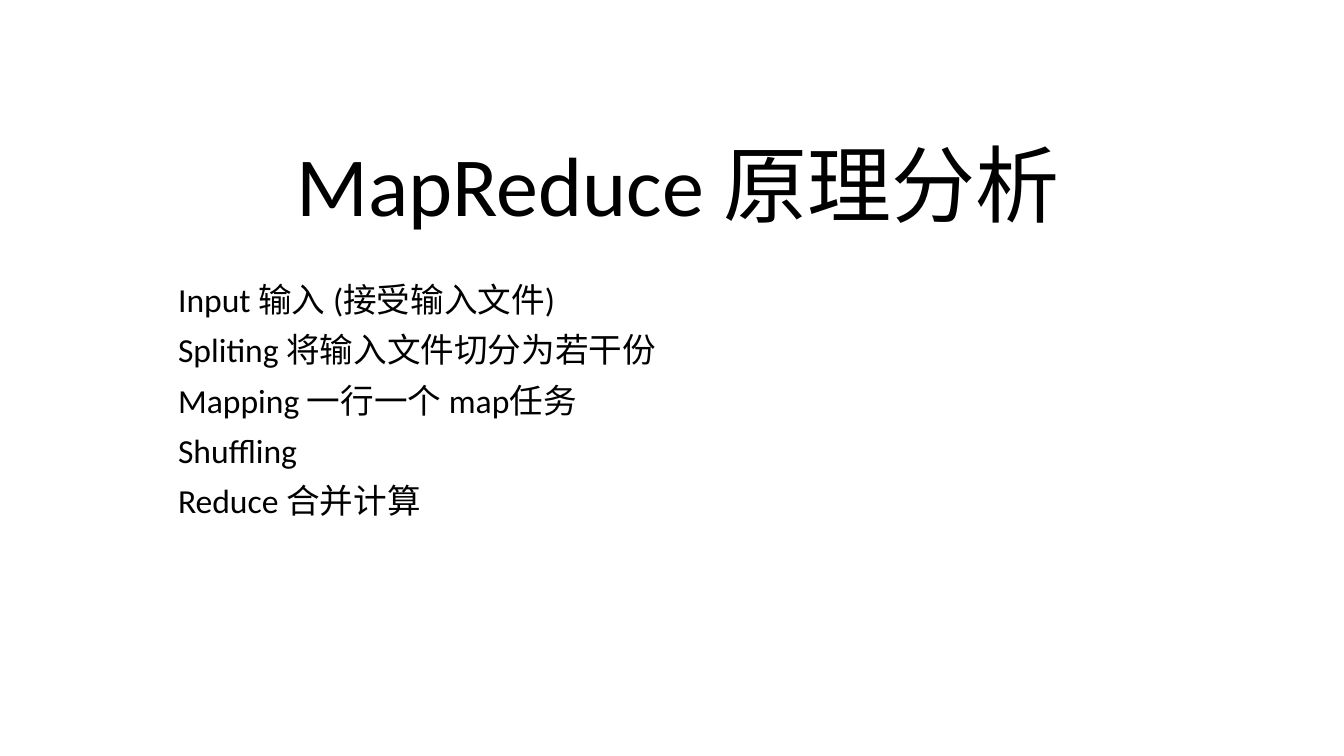
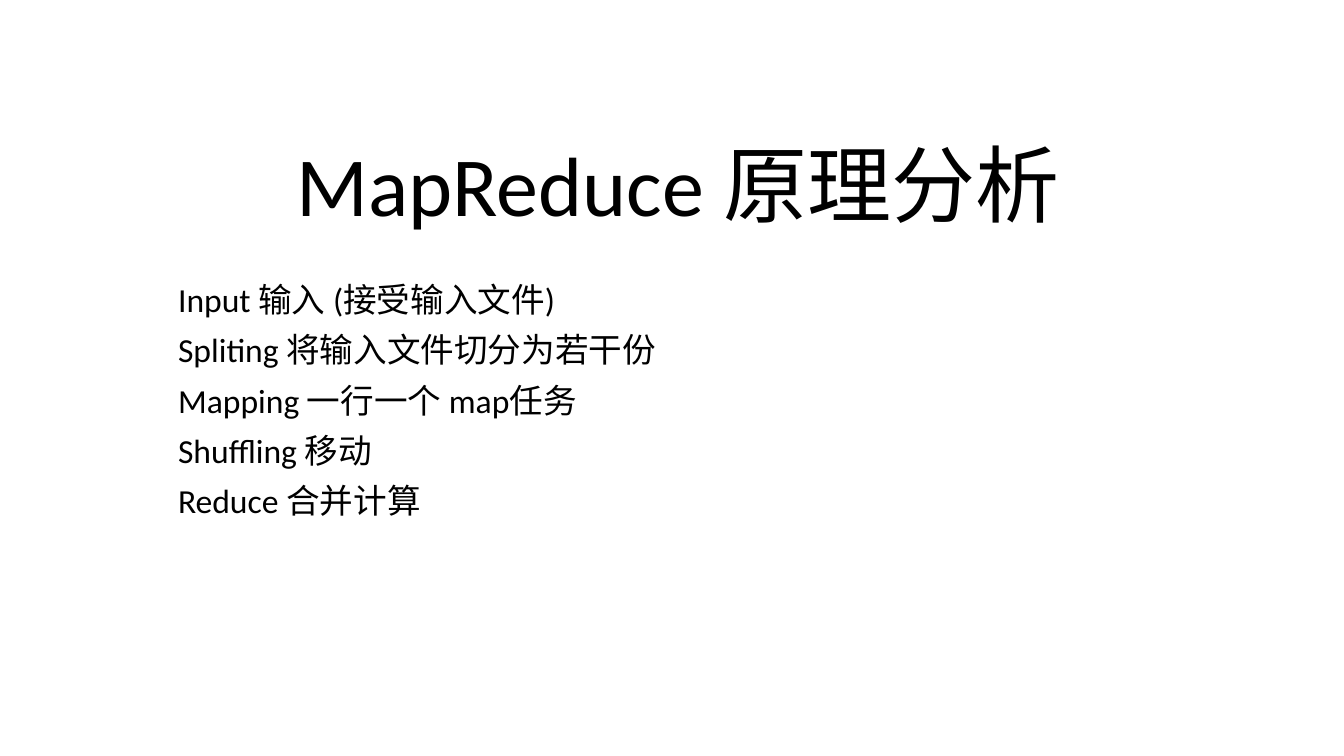
Before and after one commit to airdive/linux-1, a slide deck: slide 18 of data/hadoop2体系/大数据.pptx (slide 17 before the commit). Drawn at 1344x756 pixels with LibreOffice and Linux fonts; fonts in the diff are those of the drawing; background and template pictures are left out. Boxes give left, top, right and bottom in pixels: in the first picture for what was removed or moved away, otherwise in the second. Text is boxed around its words. In the diff, an @@ line names an element or a change of style, - is before the commit and + after.

```diff
--- a/data/hadoop2体系/大数据.pptx
+++ b/data/hadoop2体系/大数据.pptx
@@ subtitle at (178,435,372,469): text changed @@
-Shuffling
+Shuffling 移动
```
Also in this commit, not shown: 1 other slide changed, 2 slides added, 4 other files.
